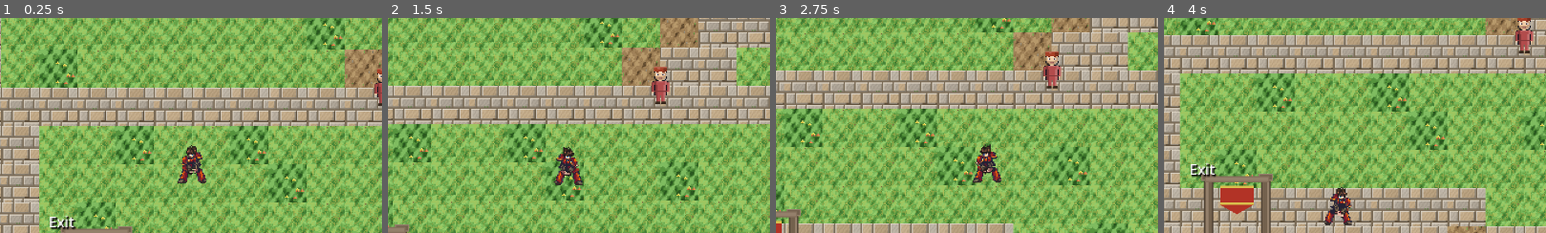
Above: before the commit, frames 1-4 (left to right).
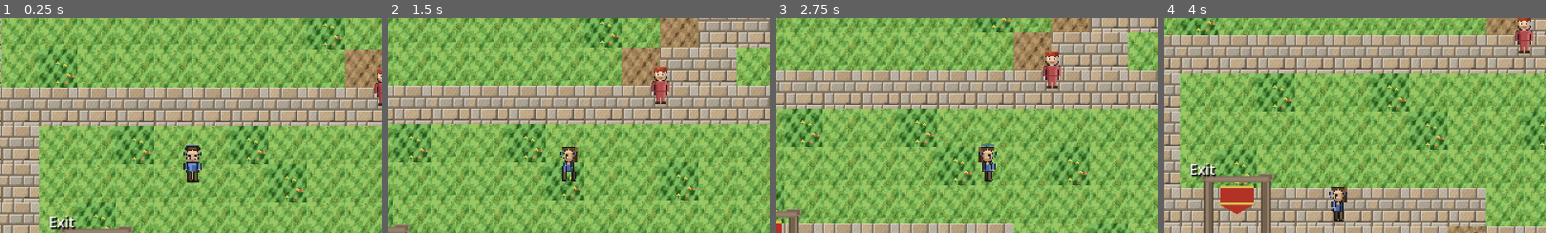
Above: after the commit, the same moments.

Repository: struktured-labs/cowardly-irregular
Game: Godot game, scene res://src/maps/villages/HarmoniaVillage.tscn
Same seed, same stepped clock (60 frames per second), same inputs: the game is played once before the commit and once after it. This scene is started directly instead of the project's main scene.
Inputs (mouse positions are % of the whole screen's width and height, from its top left):
- Up to frame 1 (0.25 s): no input
- Up to frame 2 (1.5 s): tap Enter at 0.5 s; move the mouse to (72, 45) at 0.52 s; hold Right (ui_right) 0.53-1.25 s; hold R (battle_advance) 0.53-1.25 s; click (72, 45) at 0.67 s; tap Z (ui_accept) at 0.77, 1.07 s; drag from (30, 55) to (24, 81) at 1.27 s
- Up to frame 3 (2.75 s): move the mouse to (60, 28) at 2.02 s; hold Right (ui_right) from 2.03 s (still down); hold Tab (battle_toggle_auto) from 2.03 s (still down)
- Up to frame 4 (4 s): release Right (ui_right) at 2.75 s; release Tab (battle_toggle_auto) at 2.75 s; drag from (45, 70) to (91, 19) at 2.77 s; move the mouse to (80, 65) at 3.52 s; hold Left (ui_left) from 3.53 s (still down); tap E (camera_rotate_right) at 3.6 s; tap Z (ui_accept) at 3.77 s
The pictures show only the part of the screen within x 25-75%, y 16-66%; the shares and areas given below are measured in that part.

The runs differ from the first frame. In frame 1, 0.9% of the frame differs, in the area x 46-54%, y 59-77%; in frame 2, 0.8%; in frame 3, 0.9%; in frame 4, 0.9%.

Commit message:
fix: use procedural chibi sprites for overworld, not battle sprites
The artist's 256x256 battle sprites were being crammed into 32x32 for
overworld use — producing tiny unreadable standing poses with no walk
animation. The procedural chibi system (_draw_chibi_front/back/side)
was being SKIPPED because artist sheets took priority.

Fix: skip artist battle sheets for overworld rendering. The procedural
chibi system generates proper top-down 32x32 walk sprites with:
- 4-directional facing (front/back/left/right)
- 4-frame walk cycle with leg stride, arm swing, body bob
- Job-specific coloring and accessories

Also boosted walk animation visibility:
- Leg stride: ±2 → ±3 pixels
- Arm swing: ±1 → ±2 pixels
- Body bob: 1 → 2 pixels
These values need to read clearly at 160px billboard scale.

Co-Authored-By: Claude Opus 4.6 (1M context) <noreply@anthropic.com>

Diff:
--- a/src/exploration/OverworldPlayer.gd
+++ b/src/exploration/OverworldPlayer.gd
@@ -370,16 +370,11 @@
 
 	var new_cache: Dictionary = {}
 
-	# Try artist sheet first — artist work is authoritative regardless of
-	# custom colors. Custom colors only apply to proc-gen sprites; when artist
-	# sheets exist, we use them as-is.
-	var artist_cache = _try_build_artist_sprites()
-	if not artist_cache.is_empty():
-		_static_sprite_cache[static_key] = artist_cache
-		_sprite_cache = artist_cache
-		if _static_sprite_cache.size() > 30:
-			_static_sprite_cache.erase(_static_sprite_cache.keys()[0])
-		return
+	# Artist battle sheets (256x256) look wrong on the overworld — they're
+	# front-view poses, not top-down walk sprites. Use the procedural chibi
+	# system which was specifically designed for overworld rendering.
+	# TODO: re-enable when artists provide dedicated overworld sprite sheets
+	#       with a "walk_overworld" animation tag.
 
 	for dir in [Direction.DOWN, Direction.UP, Direction.LEFT, Direction.RIGHT]:
 		for frame in range(WALK_FRAMES):
@@ -537,12 +532,12 @@
 	match frame:
 		0:  # Neutral stand / ground contact
 			return {"bob": 0, "ll": 0, "rl": 0, "la": 0, "ra": 0}
-		1:  # Right foot forward, left arm forward
-			return {"bob": 1, "ll": -2, "rl": 2, "la": 1, "ra": -1}
+		1:  # Right foot forward, left arm forward — exaggerated for visibility
+			return {"bob": 2, "ll": -3, "rl": 3, "la": 2, "ra": -2}
 		2:  # Neutral stand / ground contact (opposite side)
 			return {"bob": 0, "ll": 0, "rl": 0, "la": 0, "ra": 0}
 		3:  # Left foot forward, right arm forward
-			return {"bob": 1, "ll": 2, "rl": -2, "la": -1, "ra": 1}
+			return {"bob": 2, "ll": 3, "rl": -3, "la": -2, "ra": 2}
 		_:
 			return {"bob": 0, "ll": 0, "rl": 0, "la": 0, "ra": 0}
 
